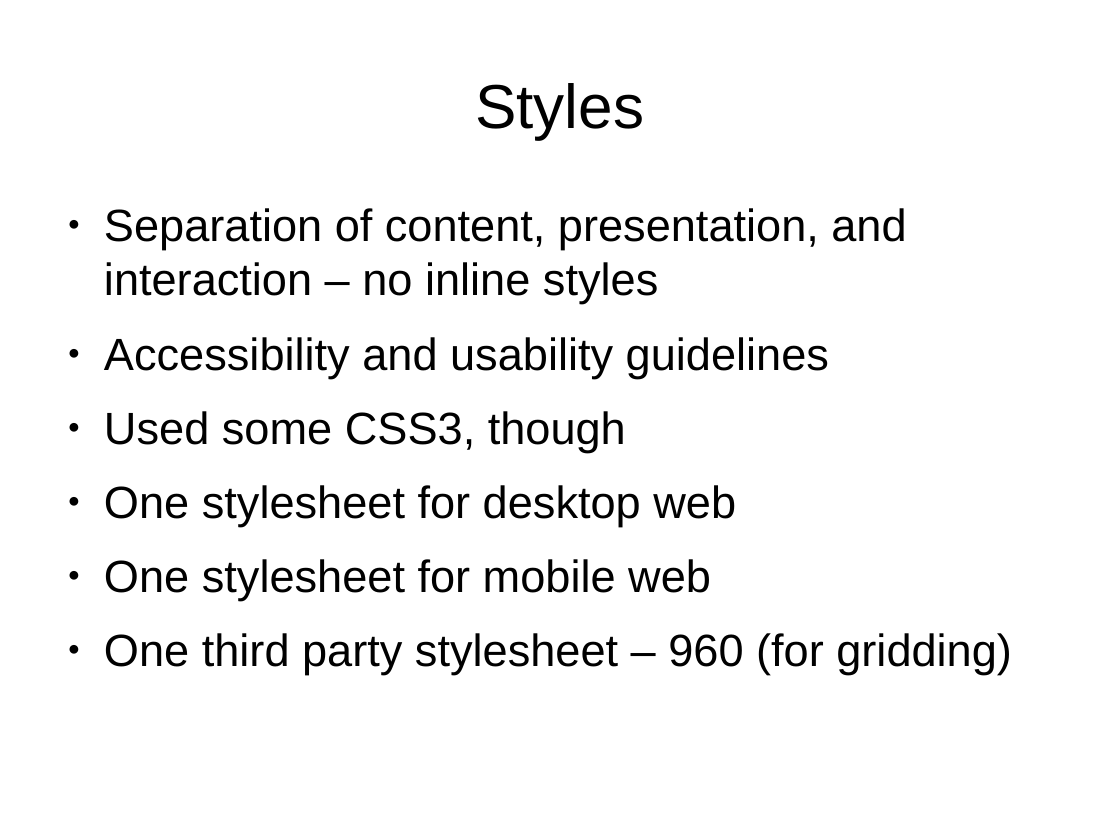
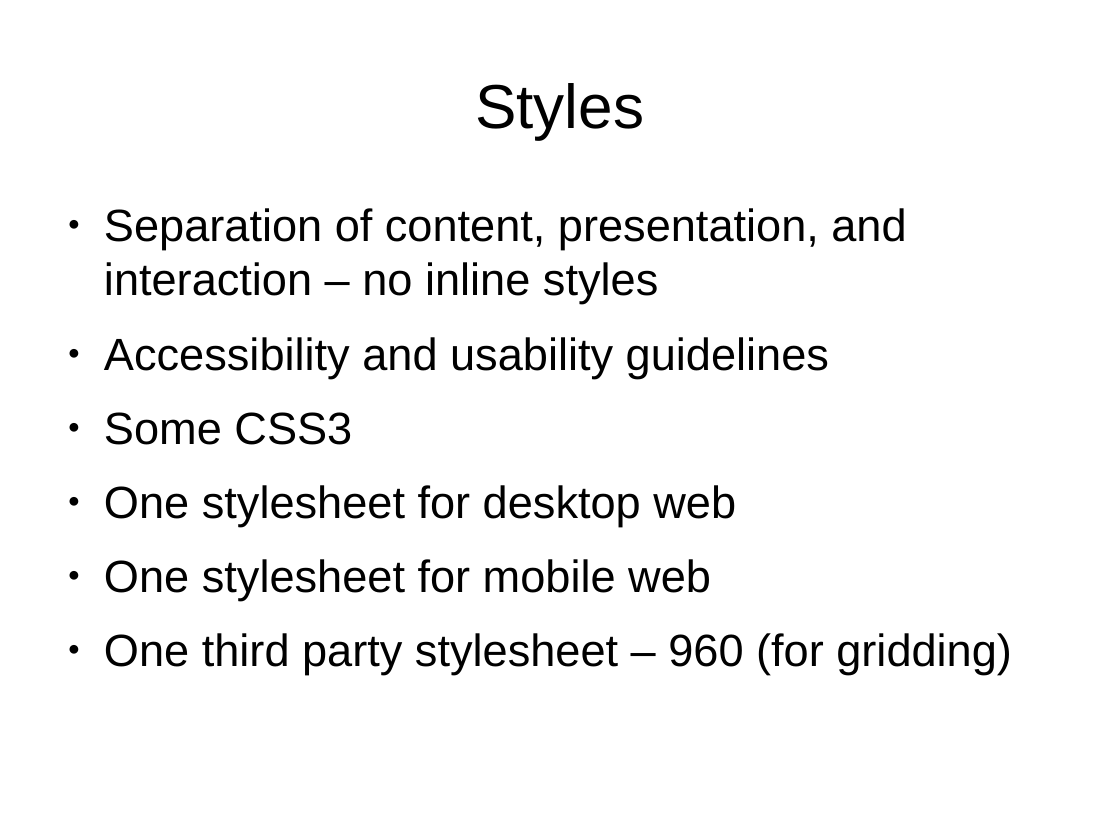
Before and after one commit to lmucs/playserengeti, a slide deck: slide 20 of serengeti/src/site/serengeti.odp (slide 19 before the commit). Drawn at 1120x840 pixels with LibreOffice and Linux fonts; fonts in the diff are those of the drawing. Boxes give left, top, right and bottom in pixels: in the first picture for what was removed or moved away, otherwise in the second. Text is boxed around its words. In the diff, an @@ line names an element or a change of style, - is before the commit and + after.

```diff
--- a/serengeti/src/site/serengeti.odp
+++ b/serengeti/src/site/serengeti.odp
@@ text at (104,412,352,445): text changed @@
-● Used some CSS3, though
+● Some CSS3
```
Also in this commit, not shown: 5 other slides changed, 2 slides added, 1 slide removed.
